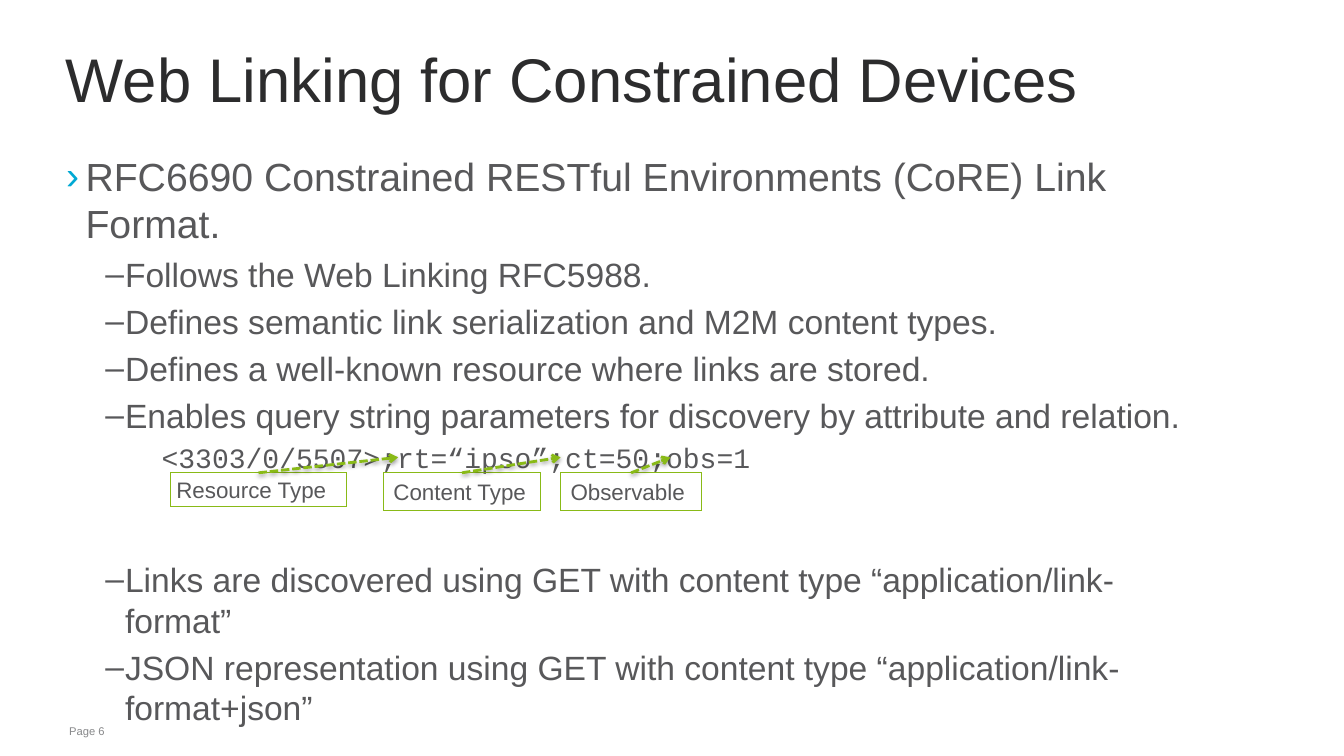
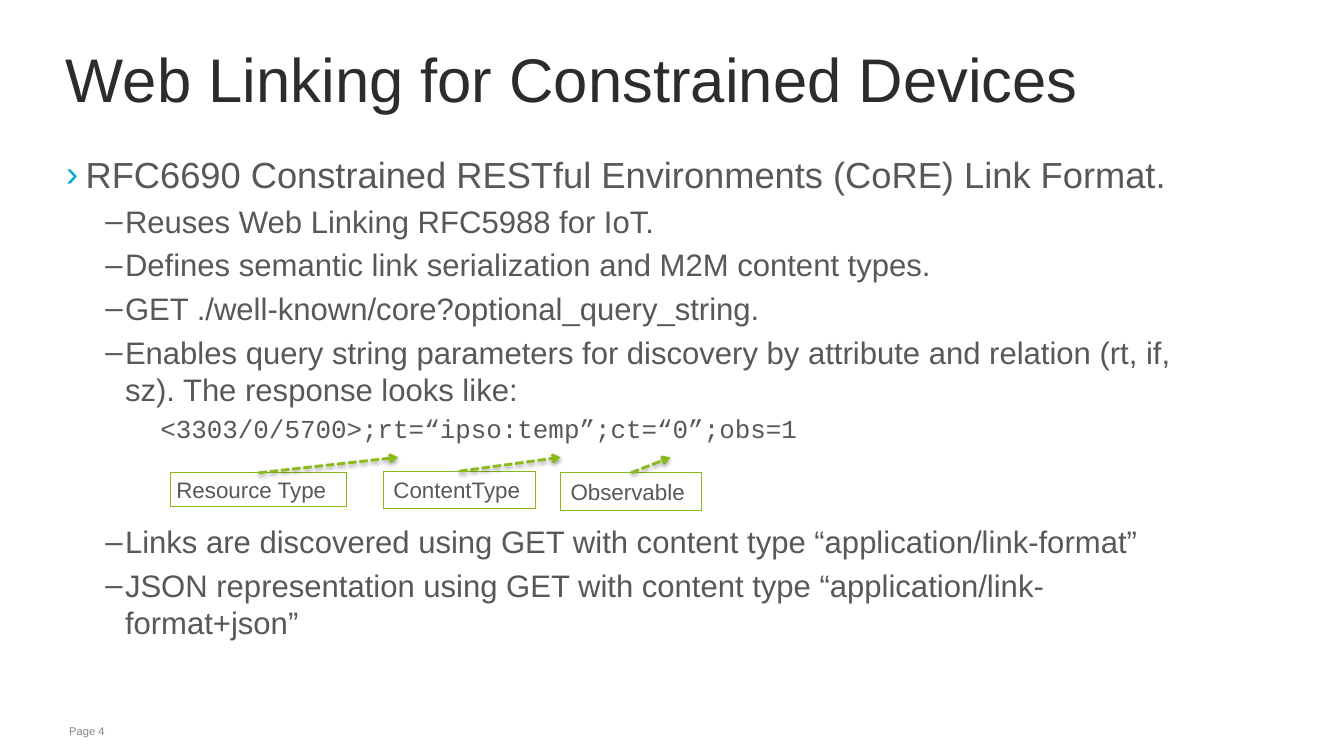
Before and after one commit to jaimejim/iot-playground, a slide deck: slide 4 of Documentation/IPSO_Intro_W3C.pptx (slide 6 before the commit). Drawn at 1344x756 pixels with LibreOffice and Linux fonts; fonts in the diff are those of the drawing; background and template pictures are left out. Boxes give left, top, right and bottom in pixels: in the first picture for what was removed or moved away, otherwise in the second. Text is boxed around its words. In the diff, an @@ line names an element or a change of style, - is before the commit and + after.

```diff
--- a/Documentation/IPSO_Intro_W3C.pptx
+++ b/Documentation/IPSO_Intro_W3C.pptx
@@ text at (x1=86, y1=161, x2=1166, y2=641): size 28 to 25.9 pt in "RFC6690 Constrained RESTful Environments (CoRE) Link Format."; size 24 to 22.2 pt in "Defines semantic link serialization and M2M content ...", "Links are discovered using GET with content ...", "JSON representation using GET with content type ..." @@
@@ text at (x1=125, y1=210, x2=654, y2=239): text changed; size 24 to 22.2 pt @@
-  – Follows the Web Linking RFC5988.
+  – Reuses Web Linking RFC5988 for IoT.
@@ text at (x1=125, y1=297, x2=1170, y2=444): text changed; size 24 to 22.2 pt @@
-  – Defines a well-known resource where links are stored.
-  – Enables query string parameters for discovery by attribute and relation.
-    <3303/0/5507>;rt=“ipso”;ct=50;obs=1
+  – GET ./well-known/core?optional_query_string.
+  – Enables query string parameters for discovery by attribute and relation (rt, if, sz). The response looks like:
+    <3303/0/5700>;rt=“ipso:temp”;ct=“0”;obs=1
@@ rectangle "ContentType" resized from (x1=384, y1=473, x2=541, y2=510) to (x1=384, y1=472, x2=535, y2=509) @@
@@ text in rectangle at (x1=393, y1=482, x2=520, y2=503): spaces changed @@
-Content Type
+ContentType
@@ page number at (x1=69, y1=727, x2=104, y2=737): text changed @@
-Page 6
+Page 4
```
Also in this commit, not shown: 6 other slides changed, 1 slide removed.
